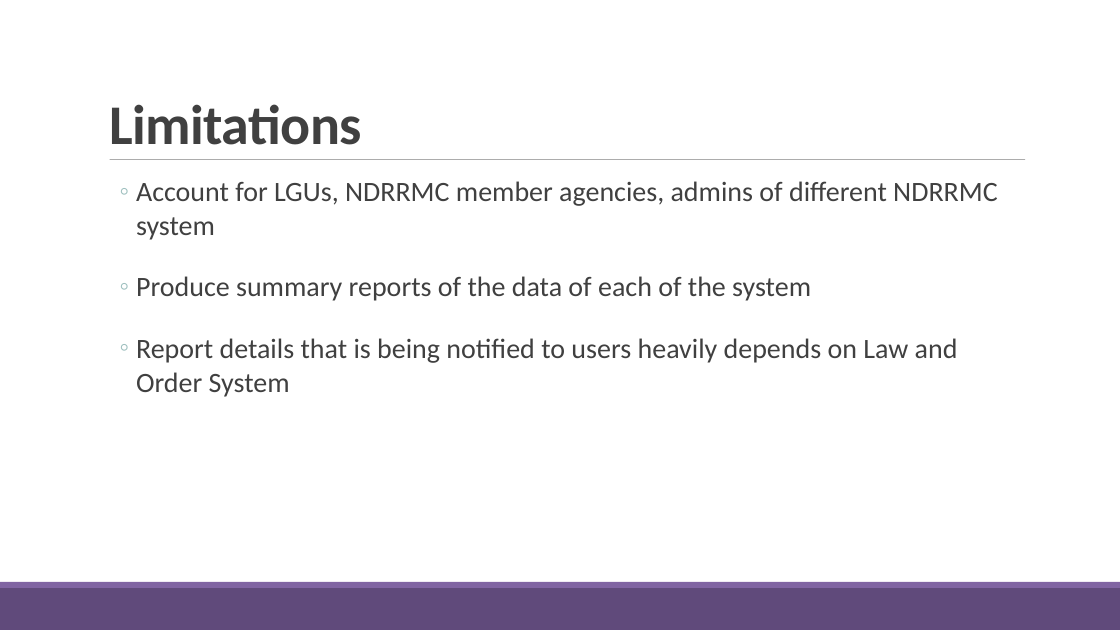
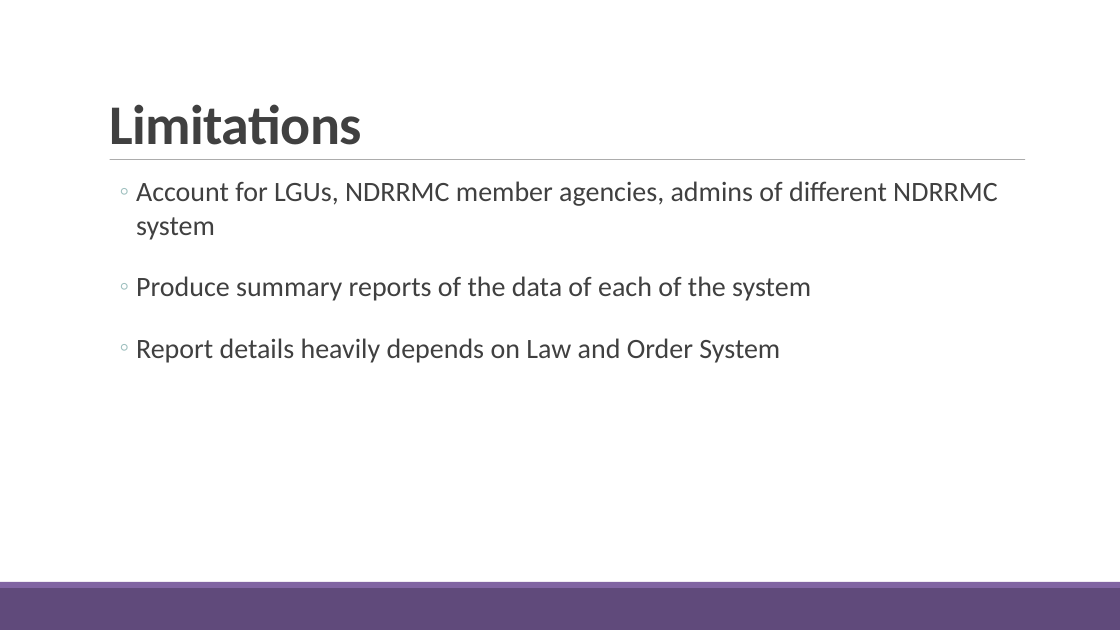
Before and after one commit to fghavoc/SOFTDEV-Monitoring-System, a slide deck: slide 8 of Documentation/NDRRMC Monitoring System2Finals.pptx (slide 7 before the commit). Drawn at 1120x630 pixels with LibreOffice and Linux fonts; fonts in the diff are those of the drawing. Boxes give left, top, right and bottom in pixels: in the first picture for what was removed or moved away, otherwise in the second. Text is boxed around its words. In the diff, an @@ line names an element or a change of style, - is before the commit and + after.

```diff
--- a/Documentation/NDRRMC Monitoring System2Finals.pptx
+++ b/Documentation/NDRRMC Monitoring System2Finals.pptx
@@ text at [136,338,780,363]: text changed @@
-  ◦ Report details that is being notified to users heavily depends on Law and Order System
+  ◦ Report details heavily depends on Law and Order System
```
Also in this commit, not shown: 2 other slides changed, 8 slides added, 2 slides removed, 46 other files.
